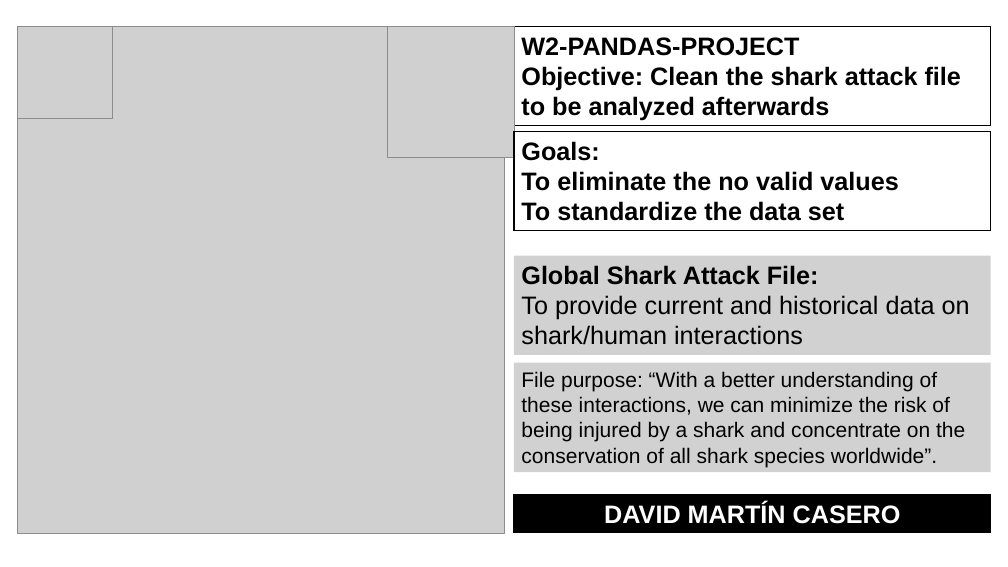
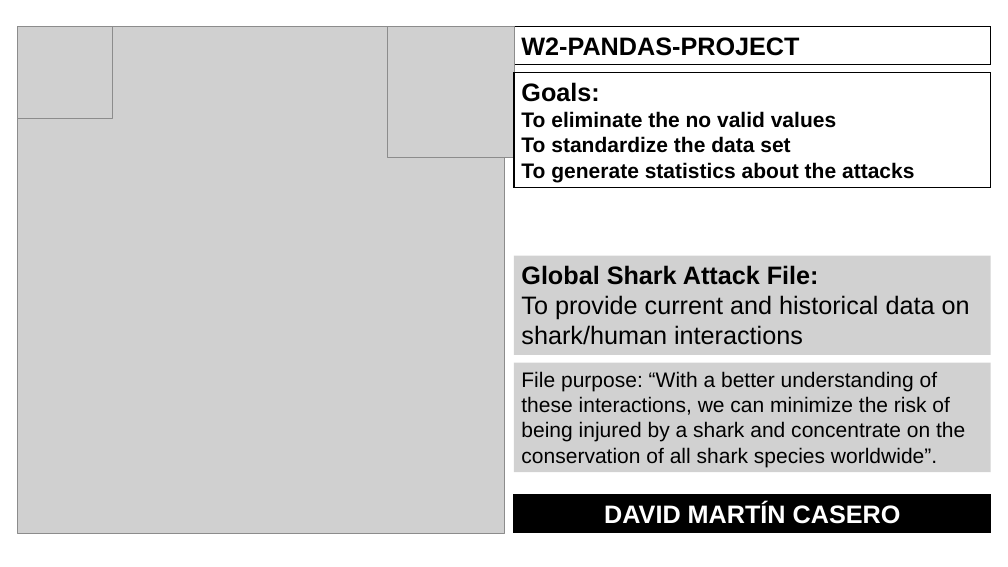
Before and after one commit to Davidmcii/DMC-w2-pandas-project, a slide deck: slide 1 of Presentation/W2-sharks-DavidMC-ongoing.pptx. Drawn at 1008x567 pixels with LibreOffice and Linux fonts; fonts in the diff are those of the drawing; grey boxes stand for pictures. Boxes give left, top, right and bottom in pixels: in the first picture for what was removed or moved away, otherwise in the second. Text is boxed around its words. In the diff, an @@ line names an element or a change of style, - is before the commit and + after.

Commit message:
statistics and presentation improved

```diff
--- a/Presentation/W2-sharks-DavidMC-ongoing.pptx
+++ b/Presentation/W2-sharks-DavidMC-ongoing.pptx
@@ rectangle "W2-PANDAS-PROJECT": place and size @@
-rectangle "W2-PANDAS-PROJECT" at box(514, 26, 991, 126)
+rectangle "W2-PANDAS-PROJECT" at box(514, 26, 991, 64)
@@ rectangle "Goals:": place and size @@
-rectangle "Goals:" at box(514, 132, 991, 231)
+rectangle "Goals:" at box(514, 73, 991, 187)
@@ text in rectangle at box(521, 66, 961, 121): paragraph removed @@
-Objective: Clean the shark attack file to be analyzed afterwards
@@ text in rectangle at box(521, 111, 836, 153): size 24 to 20 pt in "To eliminate the no valid values", "To standardize the data set" @@
@@ text in rectangle at box(521, 162, 914, 182): paragraph added @@
+To generate statistics about the attacks
```
Also in this commit, not shown: 3 other slides changed, 3 slides added, 1 other file.
